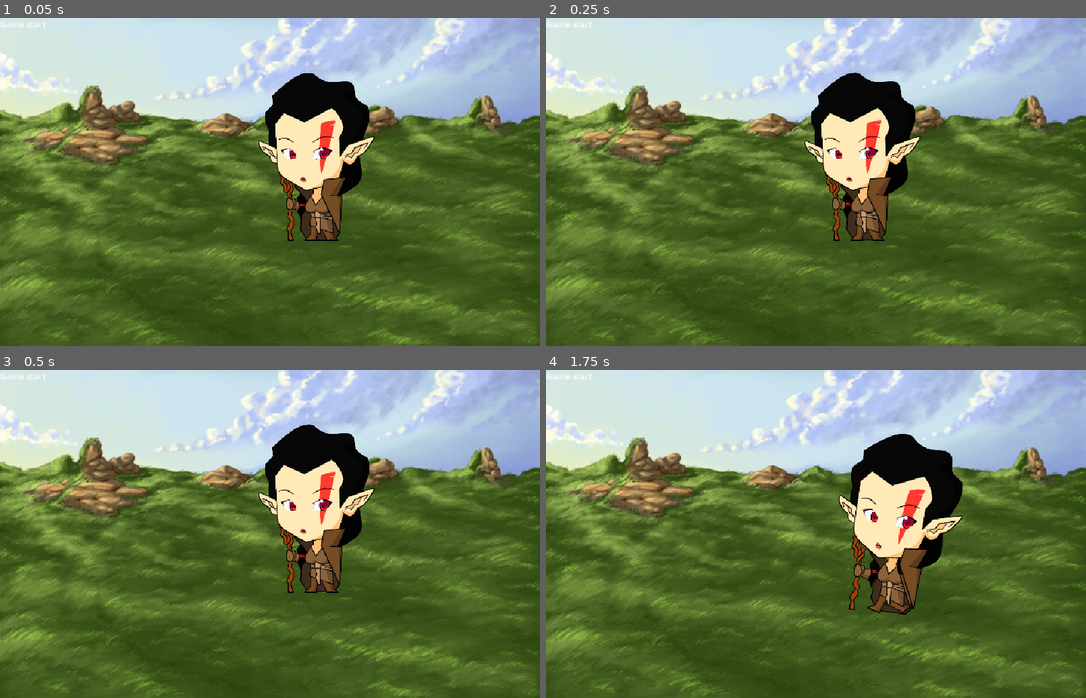
Above: before the commit, frames 1-4 (two rows, left to right).
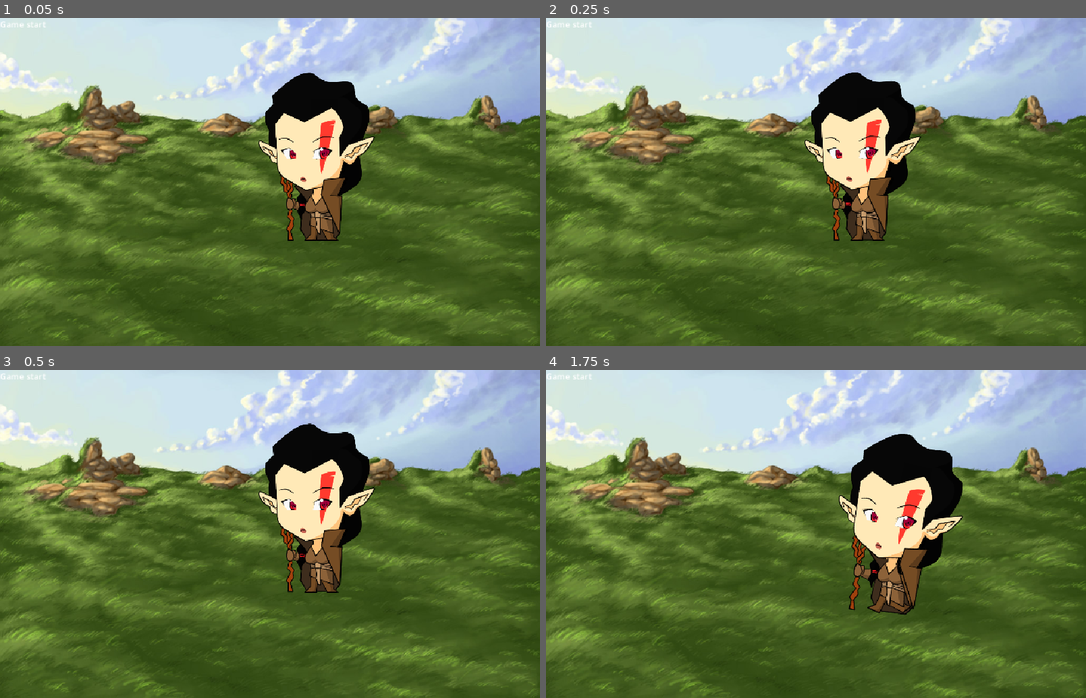
Above: after the commit, the same moments.

Repository: mcajada/elf_adventures
Game: Godot game, scene res://scenes/main.tscn
The game is run twice, just before and just after one commit, with the same random seed, the same clock (stepped at 60 frames per second) and the same inputs.
Inputs:
- Up to frame 1 (0.05 s): no input
- Up to frame 2 (0.25 s): no input
- Up to frame 3 (0.5 s): no input
- Up to frame 4 (1.75 s): hold D (move_right) 0.53-1.28 s; hold S (move_down) from 1.28 s (still down)

The runs differ from the first frame. In frame 1, 0.1% of the frame differs, in the area x 48-68%, y 16-53%; in frame 2, 0.6%; in frame 3, 0.8%, in the area x 47-70%, y 16-68%; in frame 4, nothing differs.

Commit message:
Improve idle breathing animation
- Extend to 3.0s loop with asymmetric timing (faster inhale, slower exhale)
- Add chest expansion via body scale pulse
- Add subtle horizontal sway and exhale overshoot
- Head follows body with slight delay and tilt rotation
- Capes trail body movement with 0.1s delay and rotation sway
- Staff and arm now bob subtly with tiny rotation
- Two eye blinks instead of one
- Script preserves scale in rest poses for clean animation switching

Co-Authored-By: Claude Opus 4.6 <noreply@anthropic.com>

Diff:
--- a/scenes/elf.tscn
+++ b/scenes/elf.tscn
@@ -59,8 +59,9 @@
 
 [sub_resource type="Animation" id="stand_anim"]
 resource_name = "stand"
-length = 2.3
+length = 3.0
 loop_mode = 1
+; --- Body: rises on inhale with slight sway, chest expand via scale ---
 tracks/0/type = "value"
 tracks/0/imported = false
 tracks/0/enabled = true
@@ -68,47 +69,49 @@
 tracks/0/interp = 1
 tracks/0/update = 0
 tracks/0/keys = {
-"times": PackedFloat32Array(0, 1.15, 2.3),
-"transitions": PackedFloat32Array(0.4, 2.5, 1),
-"update": 0,
-"values": [Vector2(6.8, 88.8), Vector2(6.8, 85.8), Vector2(6.8, 88.8)]
+"times": PackedFloat32Array(0, 1.0, 1.2, 2.6, 2.85, 3.0),
+"transitions": PackedFloat32Array(0.6, 1, 1.8, 1, 1, 1),
+"update": 0,
+"values": [Vector2(6.8, 88.8), Vector2(7.3, 84.8), Vector2(7.3, 84.8), Vector2(6.8, 88.8), Vector2(6.6, 89.2), Vector2(6.8, 88.8)]
 }
 tracks/1/type = "value"
 tracks/1/imported = false
 tracks/1/enabled = true
-tracks/1/path = NodePath("Parts/Head:position")
+tracks/1/path = NodePath("Parts/Body:scale")
 tracks/1/interp = 1
 tracks/1/update = 0
 tracks/1/keys = {
-"times": PackedFloat32Array(0, 1.15, 2.3),
-"transitions": PackedFloat32Array(1, 1, 1),
-"update": 0,
-"values": [Vector2(0.2, -44.1), Vector2(0.2, -45.3), Vector2(0.2, -44.1)]
-}
+"times": PackedFloat32Array(0, 1.0, 1.2, 2.6, 3.0),
+"transitions": PackedFloat32Array(0.6, 1, 1.8, 1, 1),
+"update": 0,
+"values": [Vector2(0.6, 0.6), Vector2(0.612, 0.612), Vector2(0.612, 0.612), Vector2(0.6, 0.6), Vector2(0.6, 0.6)]
+}
+; --- Head: follows body with more rise, slight tilt ---
 tracks/2/type = "value"
 tracks/2/imported = false
 tracks/2/enabled = true
-tracks/2/path = NodePath("Parts/CapeBack:position")
+tracks/2/path = NodePath("Parts/Head:position")
 tracks/2/interp = 1
 tracks/2/update = 0
 tracks/2/keys = {
-"times": PackedFloat32Array(0, 1.15, 2.3),
-"transitions": PackedFloat32Array(0.4, 2.5, 1),
-"update": 0,
-"values": [Vector2(8.9, 110.4), Vector2(8.9, 108.0), Vector2(8.9, 110.4)]
+"times": PackedFloat32Array(0, 1.05, 1.25, 2.65, 2.85, 3.0),
+"transitions": PackedFloat32Array(0.6, 1, 1.8, 1, 1, 1),
+"update": 0,
+"values": [Vector2(0.2, -44.1), Vector2(0.6, -47.1), Vector2(0.6, -47.1), Vector2(0.2, -44.1), Vector2(0.0, -43.7), Vector2(0.2, -44.1)]
 }
 tracks/3/type = "value"
 tracks/3/imported = false
 tracks/3/enabled = true
-tracks/3/path = NodePath("Parts/CapeFront:position")
+tracks/3/path = NodePath("Parts/Head:rotation")
 tracks/3/interp = 1
 tracks/3/update = 0
 tracks/3/keys = {
-"times": PackedFloat32Array(0, 1.15, 2.3),
-"transitions": PackedFloat32Array(0.4, 2.5, 1),
-"update": 0,
-"values": [Vector2(32.9, 88.8), Vector2(32.9, 85.8), Vector2(32.9, 88.8)]
-}
+"times": PackedFloat32Array(0, 1.05, 1.25, 2.65, 3.0),
+"transitions": PackedFloat32Array(0.6, 1, 1.8, 1, 1),
+"update": 0,
+"values": [-1.5708, -1.5608, -1.5608, -1.5708, -1.5708]
+}
+; --- Eyes: follows head, two blinks ---
 tracks/4/type = "value"
 tracks/4/imported = false
 tracks/4/enabled = true
@@ -116,10 +119,10 @@
 tracks/4/interp = 1
 tracks/4/update = 0
 tracks/4/keys = {
-"times": PackedFloat32Array(0, 1.15, 2.3),
-"transitions": PackedFloat32Array(1, 1, 1),
-"update": 0,
-"values": [Vector2(-19.3, -13.5), Vector2(-19.3, -14.7), Vector2(-19.3, -13.5)]
+"times": PackedFloat32Array(0, 1.05, 1.25, 2.65, 3.0),
+"transitions": PackedFloat32Array(0.6, 1, 1.8, 1, 1),
+"update": 0,
+"values": [Vector2(-19.3, -13.5), Vector2(-18.9, -16.5), Vector2(-18.9, -16.5), Vector2(-19.3, -13.5), Vector2(-19.3, -13.5)]
 }
 tracks/5/type = "value"
 tracks/5/imported = false
@@ -128,10 +131,110 @@
 tracks/5/interp = 1
 tracks/5/update = 1
 tracks/5/keys = {
-"times": PackedFloat32Array(0, 0.667, 0.683, 0.8),
-"transitions": PackedFloat32Array(1, 1, 1, 1),
+"times": PackedFloat32Array(0, 0.6, 0.68, 2.1, 2.18, 3.0),
+"transitions": PackedFloat32Array(1, 1, 1, 1, 1, 1),
 "update": 1,
-"values": [SubResource("at_eyes_open"), SubResource("at_eyes_closed"), SubResource("at_eyes_open"), SubResource("at_eyes_open")]
+"values": [SubResource("at_eyes_open"), SubResource("at_eyes_closed"), SubResource("at_eyes_open"), SubResource("at_eyes_closed"), SubResource("at_eyes_open"), SubResource("at_eyes_open")]
+}
+; --- CapeBack: trails body slightly delayed ---
+tracks/6/type = "value"
+tracks/6/imported = false
+tracks/6/enabled = true
+tracks/6/path = NodePath("Parts/CapeBack:position")
+tracks/6/interp = 1
+tracks/6/update = 0
+tracks/6/keys = {
+"times": PackedFloat32Array(0, 1.1, 1.3, 2.7, 2.9, 3.0),
+"transitions": PackedFloat32Array(0.6, 1, 1.8, 1, 1, 1),
+"update": 0,
+"values": [Vector2(8.9, 110.4), Vector2(9.3, 107.9), Vector2(9.3, 107.9), Vector2(8.9, 110.4), Vector2(8.7, 110.8), Vector2(8.9, 110.4)]
+}
+tracks/7/type = "value"
+tracks/7/imported = false
+tracks/7/enabled = true
+tracks/7/path = NodePath("Parts/CapeBack:rotation")
+tracks/7/interp = 1
+tracks/7/update = 0
+tracks/7/keys = {
+"times": PackedFloat32Array(0, 1.1, 1.3, 2.7, 3.0),
+"transitions": PackedFloat32Array(0.6, 1, 1.8, 1, 1),
+"update": 0,
+"values": [-1.5708, -1.5558, -1.5558, -1.5708, -1.5708]
+}
+; --- CapeFront: trails body slightly delayed ---
+tracks/8/type = "value"
+tracks/8/imported = false
+tracks/8/enabled = true
+tracks/8/path = NodePath("Parts/CapeFront:position")
+tracks/8/interp = 1
+tracks/8/update = 0
+tracks/8/keys = {
+"times": PackedFloat32Array(0, 1.1, 1.3, 2.7, 2.9, 3.0),
+"transitions": PackedFloat32Array(0.6, 1, 1.8, 1, 1, 1),
+"update": 0,
+"values": [Vector2(32.9, 88.8), Vector2(33.4, 85.8), Vector2(33.4, 85.8), Vector2(32.9, 88.8), Vector2(32.7, 89.2), Vector2(32.9, 88.8)]
+}
+tracks/9/type = "value"
+tracks/9/imported = false
+tracks/9/enabled = true
+tracks/9/path = NodePath("Parts/CapeFront:rotation")
+tracks/9/interp = 1
+tracks/9/update = 0
+tracks/9/keys = {
+"times": PackedFloat32Array(0, 1.1, 1.3, 2.7, 3.0),
+"transitions": PackedFloat32Array(0.6, 1, 1.8, 1, 1),
+"update": 0,
+"values": [-1.5708, -1.5558, -1.5558, -1.5708, -1.5708]
+}
+; --- Staff: subtle bob and tiny rotation ---
+tracks/10/type = "value"
+tracks/10/imported = false
+tracks/10/enabled = true
+tracks/10/path = NodePath("Parts/Staff:position")
+tracks/10/interp = 1
+tracks/10/update = 0
+tracks/10/keys = {
+"times": PackedFloat32Array(0, 1.05, 1.25, 2.65, 3.0),
+"transitions": PackedFloat32Array(0.6, 1, 1.8, 1, 1),
+"update": 0,
+"values": [Vector2(-55.0, 84.0), Vector2(-54.6, 82.0), Vector2(-54.6, 82.0), Vector2(-55.0, 84.0), Vector2(-55.0, 84.0)]
+}
+tracks/11/type = "value"
+tracks/11/imported = false
+tracks/11/enabled = true
+tracks/11/path = NodePath("Parts/Staff:rotation")
+tracks/11/interp = 1
+tracks/11/update = 0
+tracks/11/keys = {
+"times": PackedFloat32Array(0, 1.05, 1.25, 2.65, 3.0),
+"transitions": PackedFloat32Array(0.6, 1, 1.8, 1, 1),
+"update": 0,
+"values": [-1.5708, -1.5508, -1.5508, -1.5708, -1.5708]
+}
+; --- Arm: subtle bob following body ---
+tracks/12/type = "value"
+tracks/12/imported = false
+tracks/12/enabled = true
+tracks/12/path = NodePath("Parts/Arm:position")
+tracks/12/interp = 1
+tracks/12/update = 0
+tracks/12/keys = {
+"times": PackedFloat32Array(0, 1.05, 1.25, 2.65, 3.0),
+"transitions": PackedFloat32Array(0.6, 1, 1.8, 1, 1),
+"update": 0,
+"values": [Vector2(-40.9, 86.7), Vector2(-40.5, 84.7), Vector2(-40.5, 84.7), Vector2(-40.9, 86.7), Vector2(-40.9, 86.7)]
+}
+tracks/13/type = "value"
+tracks/13/imported = false
+tracks/13/enabled = true
+tracks/13/path = NodePath("Parts/Arm:rotation")
+tracks/13/interp = 1
+tracks/13/update = 0
+tracks/13/keys = {
+"times": PackedFloat32Array(0, 1.05, 1.25, 2.65, 3.0),
+"transitions": PackedFloat32Array(0.6, 1, 1.8, 1, 1),
+"update": 0,
+"values": [0.0, 0.02, 0.02, 0.0, 0.0]
 }
 
 [sub_resource type="Animation" id="run_anim"]
--- a/scripts/elf.gd
+++ b/scripts/elf.gd
@@ -17,6 +17,7 @@
 		rest_poses[child.name] = {
 			"position": child.position,
 			"rotation": child.rotation,
+			"scale": child.scale,
 		}
 	depth_scale = _scale_for_y(position.y)
 	parts_root.scale = Vector2(depth_scale, depth_scale)
@@ -27,6 +28,7 @@
 		if child.name in rest_poses:
 			child.position = rest_poses[child.name]["position"]
 			child.rotation = rest_poses[child.name]["rotation"]
+			child.scale = rest_poses[child.name]["scale"]
 
 func _scale_for_y(y: float) -> float:
 	var t := clampf(y / 623.0, 0.0, 1.0)
